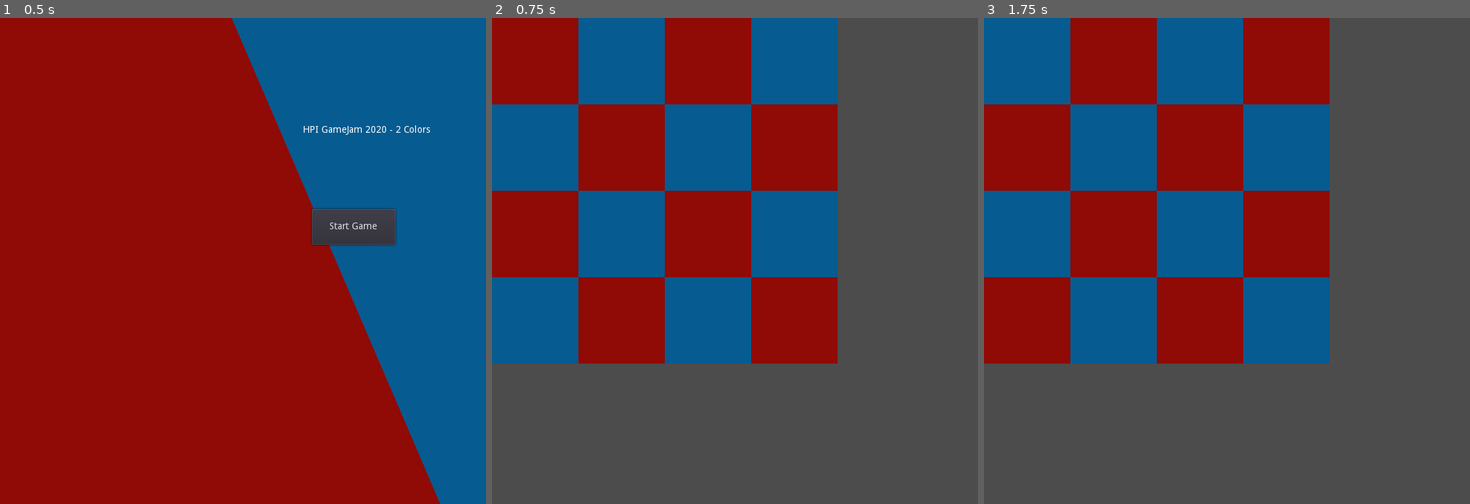
Above: before the commit, frames 1-3 (left to right).
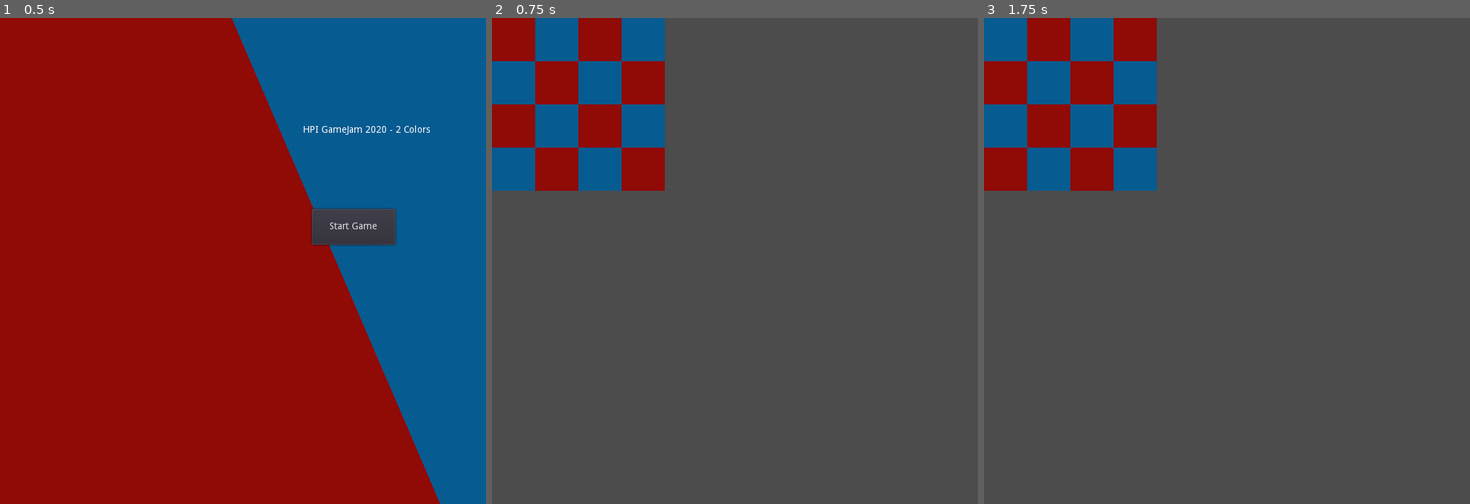
Above: after the commit, the same moments.

Repository: frcroth/hpi_gamejam2020_2colors
Game: Godot game, scene res://Scenes/UI/MainMenu.tscn
Same seed, same stepped clock (60 frames per second), same inputs: the game is played once before the commit and once after it.
Inputs:
- Up to frame 1 (0.5 s): no input
- Up to frame 2 (0.75 s): click "Start Game" at 0.5 s
- Up to frame 3 (1.75 s): tap Enter at 1.25 s

Frame 1 is identical in both runs. In frame 2, 44% of the frame differs, in the area x 0-72%, y 0-72%; in frame 3, 44%.

Commit message:
Tilesize now working as expected

Diff:
--- a/Scenes/Grid/Board.gd
+++ b/Scenes/Grid/Board.gd
@@ -23,7 +23,7 @@
 		for x in range(width):
 			var new_tile = tile.instance()
 			new_tile.current_color = Globals.blue if playfield[y][x] == 0 else Globals.red
-			new_tile.position = Vector2(Globals.tilesize + 2 * x * Globals.tilesize, Globals.tilesize + 2 * y * Globals.tilesize)
+			new_tile.position = Vector2(x * Globals.tilesize, y * Globals.tilesize)
 			new_tile.update_color()
 			add_child(new_tile)
 # Called every frame. 'delta' is the elapsed time since the previous frame.
--- a/Scenes/Grid/Tile.gd
+++ b/Scenes/Grid/Tile.gd
@@ -8,7 +8,13 @@
 
 # Called when the node enters the scene tree for the first time.
 func _ready():
+	set_dimensions()
 	update_color()
+
+func set_dimensions():
+	$TileArea/TileCollisionShape.shape.set_extents(Vector2(Globals.tilesize/2, Globals.tilesize/2))
+	$TileArea/TileCollisionShape.position = Vector2(Globals.tilesize/2, Globals.tilesize/2)
+	$TileArea/TileColor.rect_size = Vector2(Globals.tilesize, Globals.tilesize)
 
 func update_color():
 	$TileArea/TileColor.color = Color(current_color)
--- a/Scenes/Grid/Tile.tscn
+++ b/Scenes/Grid/Tile.tscn
@@ -11,10 +11,7 @@
 
 # Called when the node enters the scene tree for the first time.
 func _ready():
-	var transform = $TileCollisionShape.get_transform()
-	transform.scaled(Vector2(Globals.tilesize, Globals.tilesize))
-	$TileCollisionShape.set_transform(transform)
-	print(transform.get_scale())
+	pass
 
 # Called every frame. 'delta' is the elapsed time since the previous frame.
 #func _process(delta):
@@ -38,11 +35,10 @@
 }
 
 [node name="TileCollisionShape" type="CollisionShape2D" parent="TileArea"]
+position = Vector2( 64, 64 )
 shape = SubResource( 2 )
 
 [node name="TileColor" type="ColorRect" parent="TileArea"]
-margin_left = -64.0
-margin_top = -64.0
-margin_right = 64.0
-margin_bottom = 64.0
+margin_right = 128.0
+margin_bottom = 128.0
 color = Color( 0.568627, 0.0431373, 0.027451, 1 )
